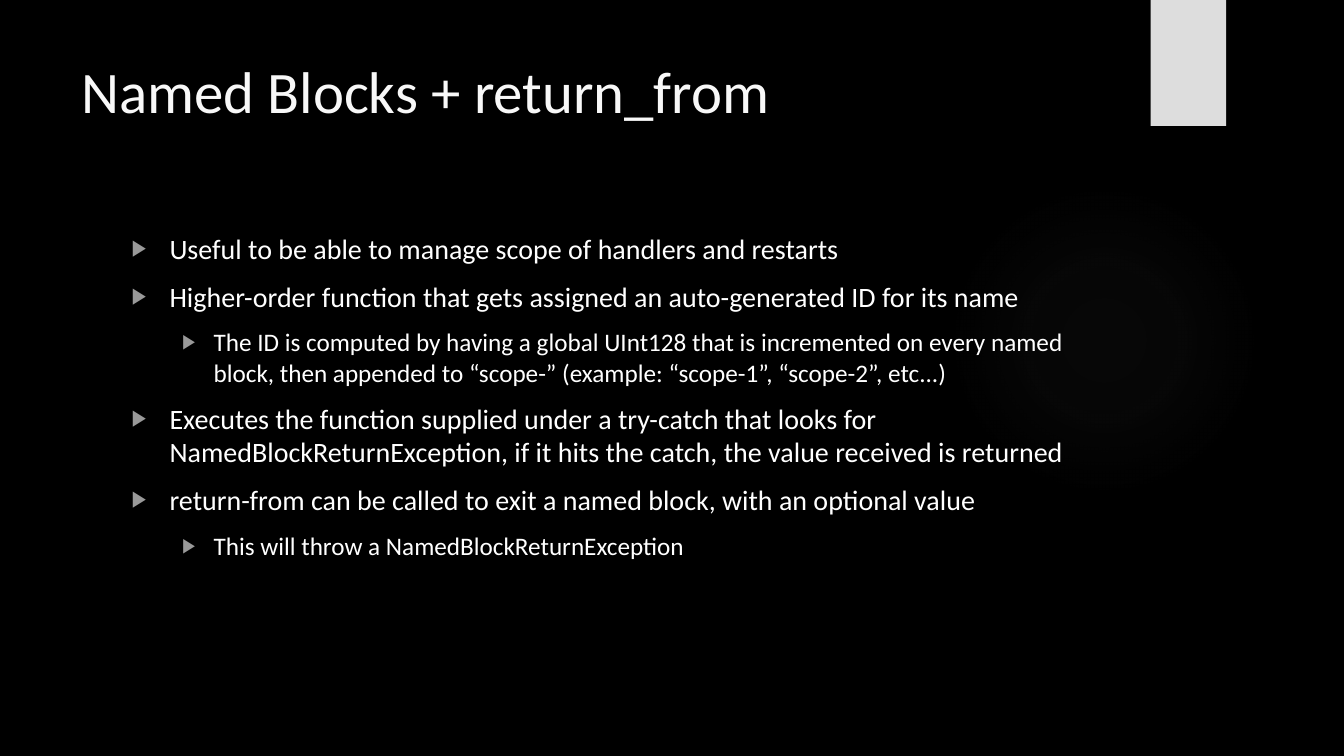
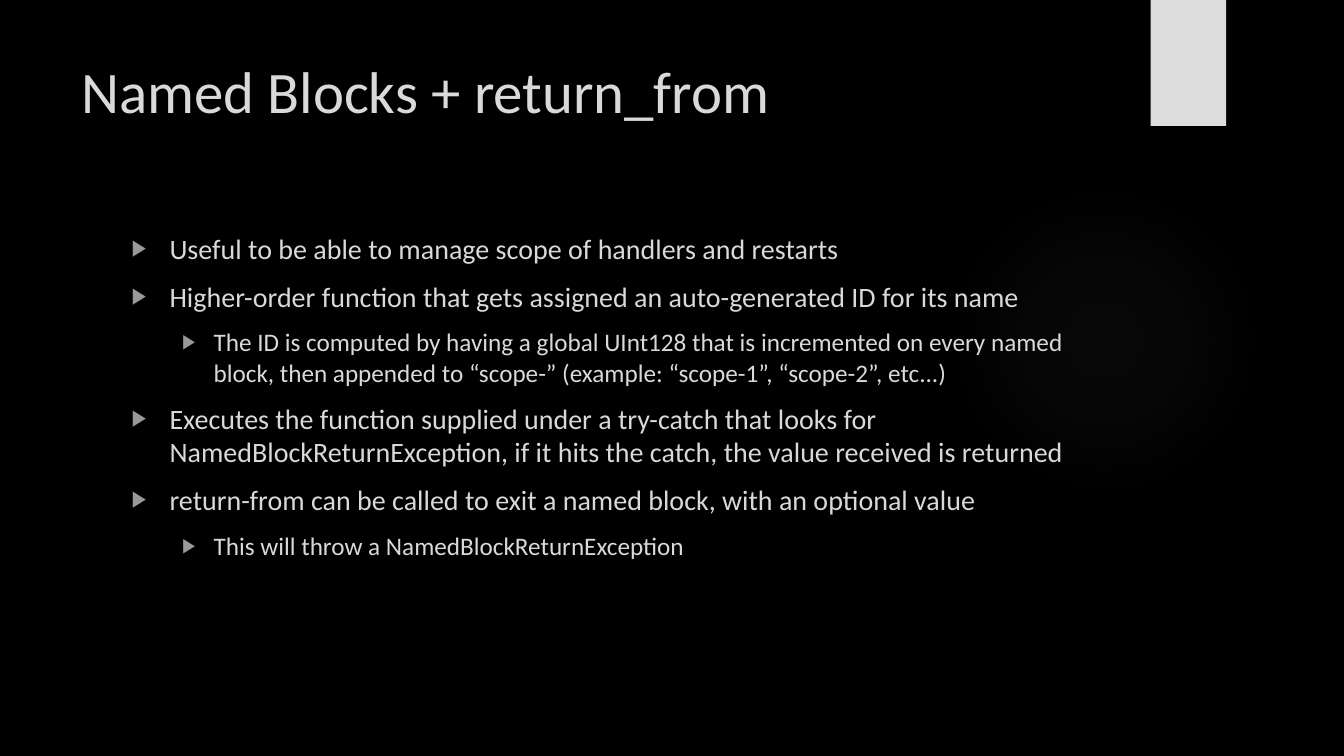
Before and after one commit to davidfrickert/PAva-19-20, a slide deck: slide 5 of PAva_Presentation.pptx. Drawn at 1344x756 pixels with LibreOffice and Linux fonts; fonts in the diff are those of the drawing; background and template pictures are left out. Boxes give left, top, right and bottom in pixels: in the first picture for what was removed or moved away, otherwise in the second. Text is boxed around its words. In the diff, an @@ line names an element or a change of style, - is before the commit and + after.

```diff
--- a/PAva_Presentation.pptx
+++ b/PAva_Presentation.pptx
@@ title "Named Blocks + return_from" at (81,72,769,121): text colour #F8F8F8 to #D9D9D9 @@
@@ text "Useful to be able to ..." at (170,239,1062,559): text colour #FFFFFF to #D9D9D9 @@
```
Also in this commit, not shown: 8 other slides changed, 1 other file.
